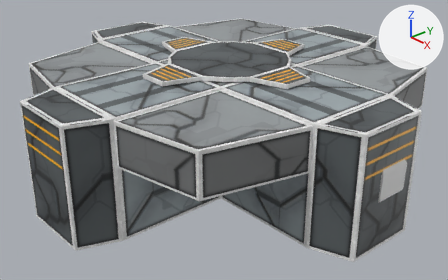
One commit to the Blender file _temporary/andplat/andplat.blend: the scene before it, then after it.
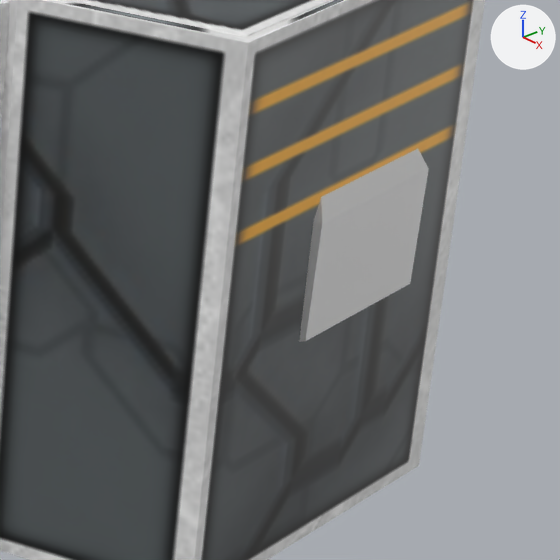
Each version appears first whole from a 50 mm camera at (6.16, -5.41, 4.18) aimed at (0.1, -0.12, 0.51), and next in a close-up on the part from 69% to 97% of the width and 45% to 90% of the height. Arrows for +X, +Y and +Z are at upper right; the lights stay in place.

Before the edit, the objects in view are built like this:
```python
me_door1_002 = bpy.data.meshes.new('door1.002')
me_door1_002.from_pydata(...)  # 8 vertices, 6 faces; spans x -53.2..-43.6, y 31.5..31.8, z -11.8..14.2
me_door1_002.materials.append(mat_andplat_bmp)  # picture img_andplat_bmp
me_nano2 = bpy.data.meshes.new('nano2')
me_nano2.from_pydata(...)  # 20 vertices, 26 faces; spans x -55.5..-48.8, y 11.5..31.0, z -3.0..6.0
me_platform_001 = bpy.data.meshes.new('platform.001')
me_platform_001.from_pydata(...)  # 72 vertices, 57 faces; spans x -52.5..57.5, y 0.5..31.8, z -55.0..55.0
me_platform_001.materials.append(mat_andplat_bmp)  # picture img_andplat_bmp
ob_door2 = bpy.data.objects.new('door2', me_door1_002)
ob_door2.location = (0.064, -0.061, 0.0)
ob_door2.rotation_euler = (1.571, 0.0, 3.142)  # degrees (90, 0, 180)
ob_door2.scale = (0.05, 0.05, 0.05)
ob_nano2 = bpy.data.objects.new('nano2', me_nano2)
ob_nano2.location = (0.0, 0.0, 0.0)
ob_nano2.rotation_euler = (1.571, 0.0, 3.142)  # degrees (90, 0, 180)
ob_nano2.scale = (0.05, 0.05, 0.05)
ob_platform = bpy.data.objects.new('platform', me_platform_001)
ob_platform.location = (0.125, 0.0, 0.0)
ob_platform.rotation_euler = (1.571, 0.0, 3.142)  # degrees (90, 0, 180)
ob_platform.scale = (0.05, 0.05, 0.05)
```
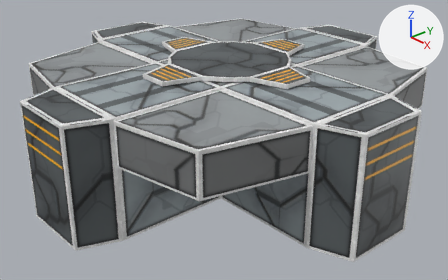
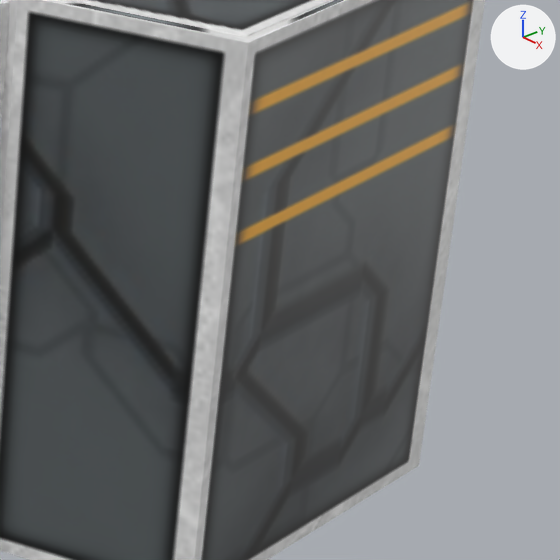
Edits to the bpy script that builds the scene:
```text
Change me_nano2:
    used by ob_nano2; location = (0.0, 0.0, 0.0); rotation_euler = (1.571, 0.0, 3.142), in degrees (90, 0, 180); scale = (0.05, 0.05, 0.05)
    remove me_nano2.from_pydata(...)  # 20 vertices, 26 faces; spans x -55.5..-48.8, y 11.5..31.0, z -3.0..6.0
    add me_nano2.from_pydata(...)  # 20 vertices, 15 faces; spans x -51.8..-45.0, y 11.5..31.0, z -3.0..6.0
    me_nano2 part 1: the loose piece of 12 vertices spanning x -55.5..-49.6, y 11.5..31.0, z -3.0..6.0 is rebuilt with 12 vertices and now spans x -51.8..-45.8, y 11.5..31.0, z -3.0..6.0, in mat_andplat_bmp (picture img_andplat_bmp)
    add me_nano2.materials.append(mat_andplat_bmp)  # picture img_andplat_bmp
Change ob_nano2:
    ob_nano2.location: (0.0, 0.0, 0.0) -> (0.03, -0.07, 0.0)
```

Boxes [x1, y1, x2, y2] around the edits, measured in the close-ups (560 x 560 px):
'nano2', reshaped, moved (not visible afterwards): before [299, 149, 429, 342]
